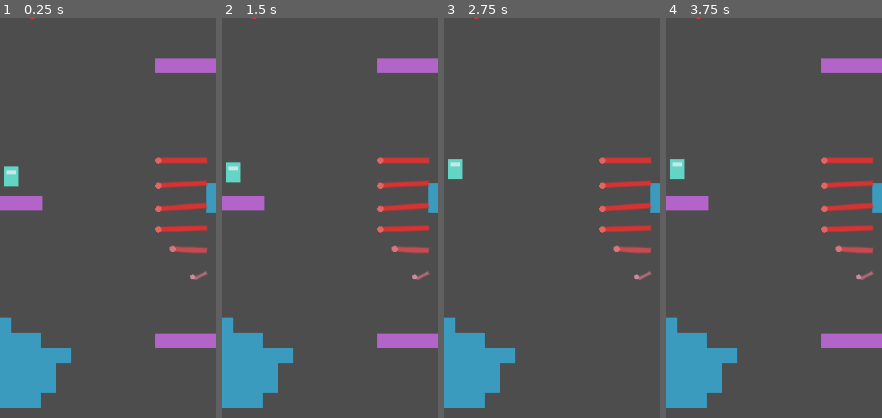
Above: before the commit, frames 1-4 (left to right).
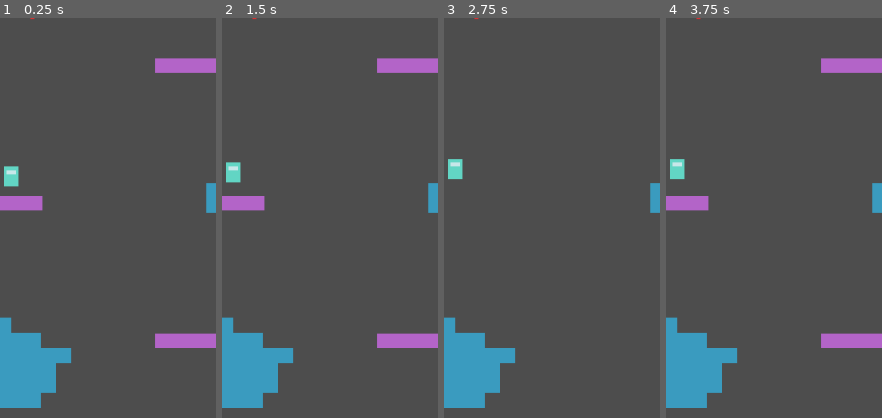
Above: after the commit, the same moments.

Repository: lucantarellis/escapa-del-tentaculo
Game: Godot game, scene res://scenes/levels/segments/alien/SegmentAlien05.tscn
Same seed, same stepped clock (60 frames per second), same inputs: the game is played once before the commit and once after it. This scene is started directly instead of the project's main scene.
Inputs:
- Up to frame 1 (0.25 s): no input
- Up to frame 2 (1.5 s): hold D (move_right) 0.53-1.28 s; tap Shift (dash) at 0.6, 1.35 s; tap Space (jump) at 0.77 s; hold S (move_down) from 1.28 s (still down)
- Up to frame 3 (2.75 s): tap Space (jump) at 1.52 s; release S (move_down) at 2.03 s; hold D (move_right) from 2.03 s (still down); tap Shift (dash) at 2.1 s
- Up to frame 4 (3.75 s): release D (move_right) at 2.78 s; hold W (move_up) 2.78-3.53 s; tap Shift (dash) at 2.85, 3.6 s; tap Space (jump) at 3.02 s; hold A (move_left) from 3.53 s (still down)
The pictures show only the part of the screen within x 30-80%, y 36-86%; the shares and areas given below are measured in that part.

The runs differ from the first frame. In frame 1, 1.9% of the frame differs, in the area x 71-97%, y 34-66%; in frame 2, 1.9%; in frame 3, 1.9%; in frame 4, 1.9%.

Commit message:
ronda-a: se quitan los cilios del tier 3 (descartados por LT)
Co-Authored-By: Claude Sonnet 5.5 <noreply@anthropic.com>
Claude-Session: https://claude.ai/code/session_015vn6m6iCVnbFeojbeWT8qG

Diff:
--- a/scenes/hazards/CiliaStrip.tscn
+++ /dev/null
@@ -1,7 +0,0 @@
-[gd_scene format=3]
-
-[ext_resource type="Script" path="res://scripts/hazards/cilia_strip.gd" id="1_cilia"]
-
-[node name="CiliaStrip" type="Node2D"]
-z_index = 5
-script = ExtResource("1_cilia")
--- a/scenes/levels/segments/alien/SegmentAlien02.tscn
+++ b/scenes/levels/segments/alien/SegmentAlien02.tscn
@@ -5,7 +5,6 @@
 [ext_resource type="PackedScene" path="res://scenes/pickups/FuelTank.tscn" id="tank"]
 [ext_resource type="PackedScene" path="res://scenes/levels/Walls.tscn" id="walls"]
 [ext_resource type="PackedScene" path="res://scenes/hazards/Antibody.tscn" id="anti"]
-[ext_resource type="PackedScene" path="res://scenes/hazards/CiliaStrip.tscn" id="cil"]
 
 [node name="SegmentAlien02" type="Node2D"]
 script = ExtResource("seg")
@@ -49,11 +48,6 @@
 position = Vector2(167, -498)
 travel = Vector2(110, 0)
 
-[node name="CiliaStrip1" parent="." instance=ExtResource("cil")]
-position = Vector2(24, -390)
-angle = 0.0
-initial_delay = 0.5
-
 [node name="FuelTank1" parent="." instance=ExtResource("tank")]
 position = Vector2(250, -184)
 
--- a/scenes/levels/segments/alien/SegmentAlien05.tscn
+++ b/scenes/levels/segments/alien/SegmentAlien05.tscn
@@ -5,7 +5,6 @@
 [ext_resource type="PackedScene" path="res://scenes/pickups/FuelTank.tscn" id="tank"]
 [ext_resource type="PackedScene" path="res://scenes/levels/Walls.tscn" id="walls"]
 [ext_resource type="PackedScene" path="res://scenes/hazards/Antibody.tscn" id="anti"]
-[ext_resource type="PackedScene" path="res://scenes/hazards/CiliaStrip.tscn" id="cil"]
 
 [node name="SegmentAlien05" type="Node2D"]
 script = ExtResource("seg")
@@ -47,11 +46,6 @@
 position = Vector2(137, -426)
 travel = Vector2(110, 0)
 
-[node name="CiliaStrip1" parent="." instance=ExtResource("cil")]
-position = Vector2(276, -294)
-angle = 180.0
-initial_delay = 0.5
-
 [node name="FuelTank1" parent="." instance=ExtResource("tank")]
 position = Vector2(120, -284)
 
--- a/scenes/levels/segments/alien/SegmentAlien08.tscn
+++ b/scenes/levels/segments/alien/SegmentAlien08.tscn
@@ -5,7 +5,6 @@
 [ext_resource type="PackedScene" path="res://scenes/pickups/FuelTank.tscn" id="tank"]
 [ext_resource type="PackedScene" path="res://scenes/levels/Walls.tscn" id="walls"]
 [ext_resource type="PackedScene" path="res://scenes/hazards/BileWall.tscn" id="bile"]
-[ext_resource type="PackedScene" path="res://scenes/hazards/CiliaStrip.tscn" id="cil"]
 
 [node name="SegmentAlien08" type="Node2D"]
 script = ExtResource("seg")
@@ -53,11 +52,6 @@
 angle = 0.0
 initial_delay = 1.0
 
-[node name="CiliaStrip1" parent="." instance=ExtResource("cil")]
-position = Vector2(336, -462)
-angle = 180.0
-initial_delay = 0.5
-
 [node name="FuelTank1" parent="." instance=ExtResource("tank")]
 position = Vector2(250, -184)
 
--- a/scenes/levels/segments/alien/SegmentAlien09.tscn
+++ b/scenes/levels/segments/alien/SegmentAlien09.tscn
@@ -5,7 +5,6 @@
 [ext_resource type="PackedScene" path="res://scenes/pickups/FuelTank.tscn" id="tank"]
 [ext_resource type="PackedScene" path="res://scenes/levels/Walls.tscn" id="walls"]
 [ext_resource type="PackedScene" path="res://scenes/hazards/BileWall.tscn" id="bile"]
-[ext_resource type="PackedScene" path="res://scenes/hazards/CiliaStrip.tscn" id="cil"]
 
 [node name="SegmentAlien09" type="Node2D" unique_id=1316139003]
 script = ExtResource("seg")
@@ -46,11 +45,6 @@
 angle = 0.0
 initial_delay = 1.0
 
-[node name="CiliaStrip1" parent="." instance=ExtResource("cil")]
-position = Vector2(192, -546)
-angle = 180.0
-initial_delay = 0.5
-
 [node name="FuelTank1" parent="." unique_id=739404534 instance=ExtResource("tank")]
 position = Vector2(290, -314)
 
--- a/scripts/hazards/cilia_strip.gd
+++ /dev/null
@@ -1,154 +0,0 @@
-@tool
-class_name CiliaStrip
-extends Node2D
-## Hilera de cilios del tier 3: filamentos que crecen de la pared del túnel. Ciclo: **reposo**
-## (pegados a la pared, rosados e inofensivos) → **aviso** (`warning_time`: tiemblan y se ponen
-## rojizos) → **activos** (`active_time`: se estiran hacia el túnel, rojos y letales) → reposo. Cada
-## filamento arranca con un retraso (`wave_delay`) respecto del anterior, así la ola recorre la hilera
-## y se puede aprender el ritmo. Solo actúa con la hilera a la vista. Placeholders con polígonos.
-## Ver `docs/mecanicas/amenazas-alien.md`.
-
-## Rojo letal de la paleta (filamentos activos). Solo visual.
-const ACTIVE_COLOR: Color = Color("D83232")
-## Rosa carne del reposo. Solo visual.
-const REST_COLOR: Color = Color("B46A7C")
-## Radio aproximado del cuerpo del jugador. Unidad: px.
-const PLAYER_RADIUS: float = 9.0
-## Fracción de la extensión desde la que el filamento mata. Solo gameplay.
-const LETHAL_EXTENSION: float = 0.55
-
-@export_group("Hilera")
-## Dirección hacia la que crecen (0 = derecha, 180 = izquierda: hacia adentro del túnel). Unidad: °.
-@export var angle: float = 0.0:
-	set(value):
-		angle = value
-		queue_redraw()
-## Largo de la hilera a lo largo de la pared (siempre hacia abajo desde el origen). Unidad: px.
-@export var strip_length: float = 90.0:
-	set(value):
-		strip_length = value
-		queue_redraw()
-## Cantidad de filamentos.
-@export_range(2, 12) var count: int = 6:
-	set(value):
-		count = value
-		queue_redraw()
-## Largo de cada filamento extendido. Unidad: px.
-@export var filament_length: float = 38.0
-
-@export_group("Tiempos")
-## Reposo entre ciclos. Unidad: s.
-@export var rest_time: float = 1.6
-## Aviso previo. Unidad: s.
-@export var warning_time: float = 0.7
-## Tiempo activo (letal). Unidad: s.
-@export var active_time: float = 1.0
-## Retraso entre un filamento y el siguiente (la ola). Unidad: s.
-@export var wave_delay: float = 0.1
-## Desfase inicial para no sincronizar varias hileras. Unidad: s.
-@export var initial_delay: float = 0.0
-
-@export_group("Muerte")
-## Causa que se pasa a [method Player.die].
-@export var cause: StringName = &"cilia"
-
-var _clock: float = 0.0
-
-
-func _ready() -> void:
-	queue_redraw()
-
-
-func _physics_process(delta: float) -> void:
-	if Engine.is_editor_hint():
-		return
-	if not _in_view():
-		_clock = 0.0
-		return
-	_clock += delta
-	queue_redraw()
-	var player: Player = null
-	for node: Node in get_tree().get_nodes_in_group(&"player"):
-		player = node as Player
-	if player == null or not player.is_alive():
-		return
-	for i: int in count:
-		if _extension(i) < LETHAL_EXTENSION:
-			continue
-		var base: Vector2 = global_position + _base(i)
-		var tip: Vector2 = base + _dir() * filament_length * _extension(i)
-		var closest: Vector2 = Geometry2D.get_closest_point_to_segment(player.global_position, base, tip)
-		if closest.distance_to(player.global_position) <= 3.0 + PLAYER_RADIUS:
-			player.die(cause)
-			return
-
-
-## Vuelve al reposo (al reiniciar la partida).
-func reset() -> void:
-	_clock = 0.0
-	queue_redraw()
-
-
-func _dir() -> Vector2:
-	return Vector2.RIGHT.rotated(deg_to_rad(angle))
-
-
-# Posición local de la base del filamento [param i] (repartidos a lo largo de la pared).
-func _base(i: int) -> Vector2:
-	return Vector2.DOWN * strip_length * (float(i) / float(maxi(count - 1, 1)))
-
-
-func _cycle() -> float:
-	return rest_time + warning_time + active_time
-
-
-# Fase del filamento [param i] en el ciclo (s desde el inicio del reposo).
-func _phase(i: int) -> float:
-	return fposmod(_clock - initial_delay - float(i) * wave_delay, _cycle())
-
-
-# Extensión 0–1 del filamento [param i] (0 pegado a la pared, 1 estirado).
-func _extension(i: int) -> float:
-	var p: float = _phase(i)
-	if p < rest_time:
-		return 0.0
-	if p < rest_time + warning_time:
-		return 0.0
-	var a: float = p - rest_time - warning_time
-	return smoothstep(0.0, 0.18, a) * (1.0 - smoothstep(active_time - 0.2, active_time, a))
-
-
-func _warning(i: int) -> float:
-	var p: float = _phase(i)
-	if p >= rest_time and p < rest_time + warning_time:
-		return (p - rest_time) / maxf(warning_time, 0.001)
-	return 0.0
-
-
-func _in_view() -> bool:
-	var camera: ScrollCamera = get_viewport().get_camera_2d() as ScrollCamera
-	if camera == null:
-		return false
-	return camera.get_visible_rect().grow(40.0).has_point(global_position + _base(count / 2))
-
-
-func _draw() -> void:
-	var dir: Vector2 = _dir()
-	var side: Vector2 = dir.orthogonal()
-	for i: int in count:
-		var base: Vector2 = _base(i)
-		var ext: float = _extension(i) if not Engine.is_editor_hint() else 1.0
-		var warn: float = _warning(i) if not Engine.is_editor_hint() else 0.0
-		var rest_len: float = filament_length * 0.28
-		var length: float = lerpf(rest_len, filament_length, ext)
-		var col: Color = REST_COLOR.lerp(ACTIVE_COLOR, maxf(ext, warn * 0.8))
-		var shiver: float = sin(_clock * 60.0 + float(i)) * 2.5 * warn
-		var wob: float = sin(_clock * 4.0 + float(i) * 0.9) * 2.0
-		# Filamento en tres tramos con un poco de ondulación; reposo = inclinado y corto.
-		var lean: Vector2 = side * (6.0 if ext < 0.05 else 0.0)
-		var p0: Vector2 = base
-		var p1: Vector2 = base + dir * length * 0.4 + side * (wob + shiver) * 0.5 + lean * 0.5
-		var p2: Vector2 = base + dir * length * 0.75 + side * (wob + shiver) + lean
-		var p3: Vector2 = base + dir * length + side * (wob * 1.4 + shiver) + lean
-		draw_polyline(PackedVector2Array([p0, p1, p2, p3]), col, 4.0 - 1.5 * float(ext < 0.05) , true)
-		draw_circle(p3, 2.5 if ext > 0.05 else 2.0, col.lightened(0.25))
--- a/scripts/levels/level_controller.gd
+++ b/scripts/levels/level_controller.gd
@@ -34,7 +34,6 @@
 	&"laser": "GOLPEADO — pulsá R para reiniciar",
 	&"bile": "GOLPEADO — pulsá R para reiniciar",
 	&"antibody": "GOLPEADO — pulsá R para reiniciar",
-	&"cilia": "GOLPEADO — pulsá R para reiniciar",
 	&"minor_tentacle": "CAPTURADO — pulsá R para reiniciar",
 }
 ## Texto para una causa de muerte desconocida. Solo visual.
Not shown, removed: scripts/hazards/cilia_strip.gd.uid
Not shown, changed: docs/ROADMAP.md
Not shown, changed: docs/mecanicas/amenazas-alien.md
Not shown, changed: docs/mecanicas/tier-alien.md
